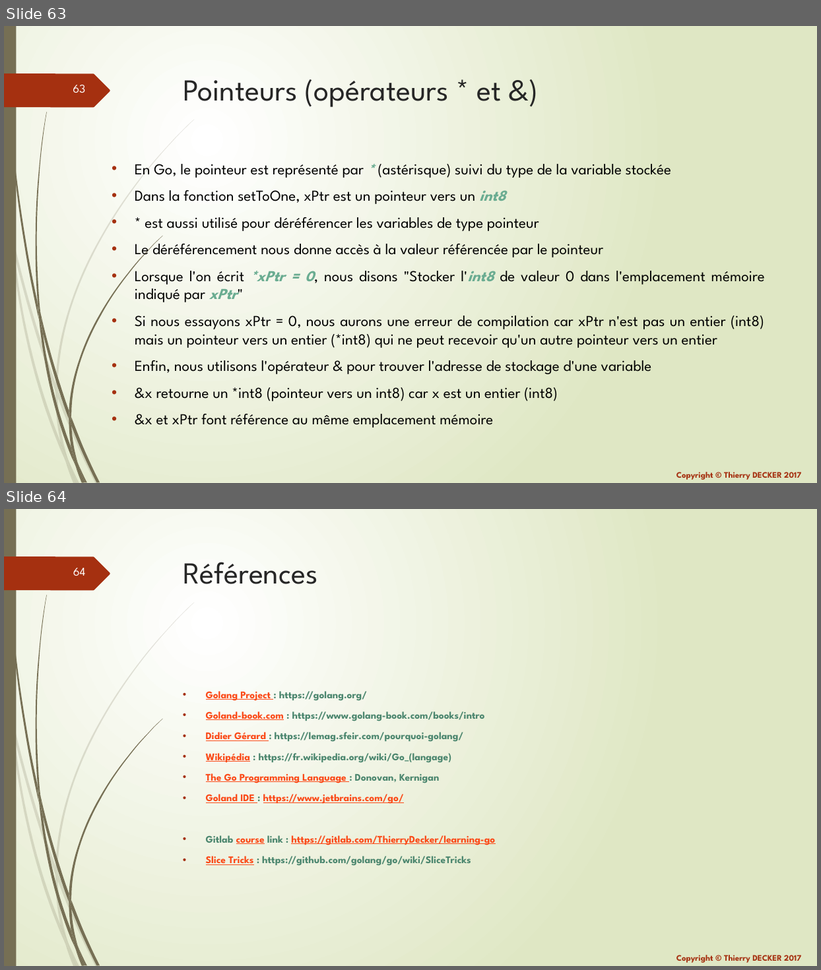
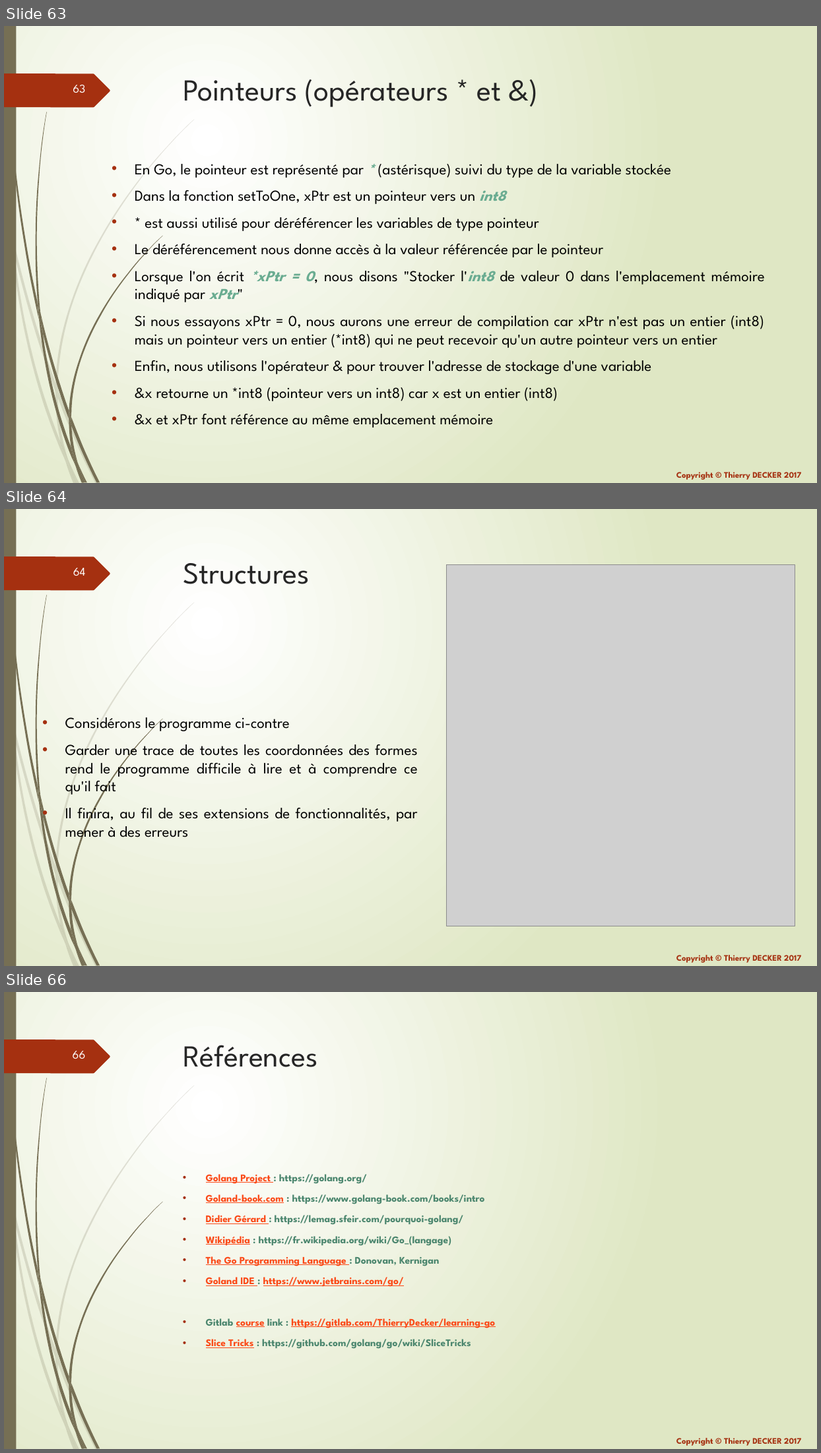
Before and after one commit to thierrydecker/learning-go, a slide deck: documentations/learning-go.pptx. Shown one above the other, each under a label of ours: slides 63 and 64 before the commit, slides 63, 64 and 66 after it; the slides between them are not shown. The pictures are 821x970 and 821x1453 pixels, drawn with LibreOffice and Linux fonts; fonts in the diff are those of the drawing; grey boxes stand for pictures. Boxes give left, top, right and bottom in pixels: in the first picture for what was removed or moved away, otherwise in the second. Text is boxed around its words. In the diff, an @@ line names an element or a change of style, - is before the commit and + after.

Commit message:
Added structures

```diff
--- a/documentations/learning-go.pptx
+++ b/documentations/learning-go.pptx
@@ slide 64 added at bbox=[4, 509, 817, 966], background gradient #FFFFFF to #DFE8C4; not listed: 26 template elements that a slide beside it also shows @@
@@ title added at bbox=[183, 563, 310, 584], 36 pt, text #262626 @@
+Structures
@@ picture added at bbox=[447, 564, 796, 926] @@
@@ text added at bbox=[65, 718, 418, 842], 18 pt, text #000000 @@
+• Considérons le programme ci-contre
+• Garder une trace de toutes les coordonnées des formes rend le programme difficile à lire et à comprendre ce qu'il fait
+• Il finira, au fil de ses extensions de fonctionnalités, par mener à des erreurs
@@ what was slide 64 is now slide 66 @@
@@ page number at bbox=[73, 1051, 86, 1059]: text changed @@
-64
+66
```
Also in this commit, not shown: 1 other slide added, 3 other files.
